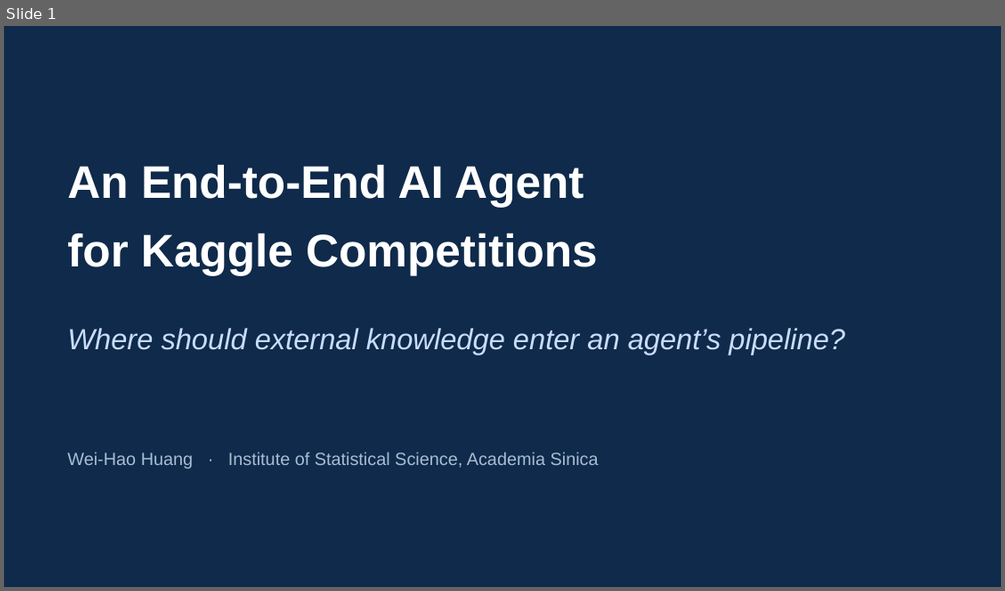
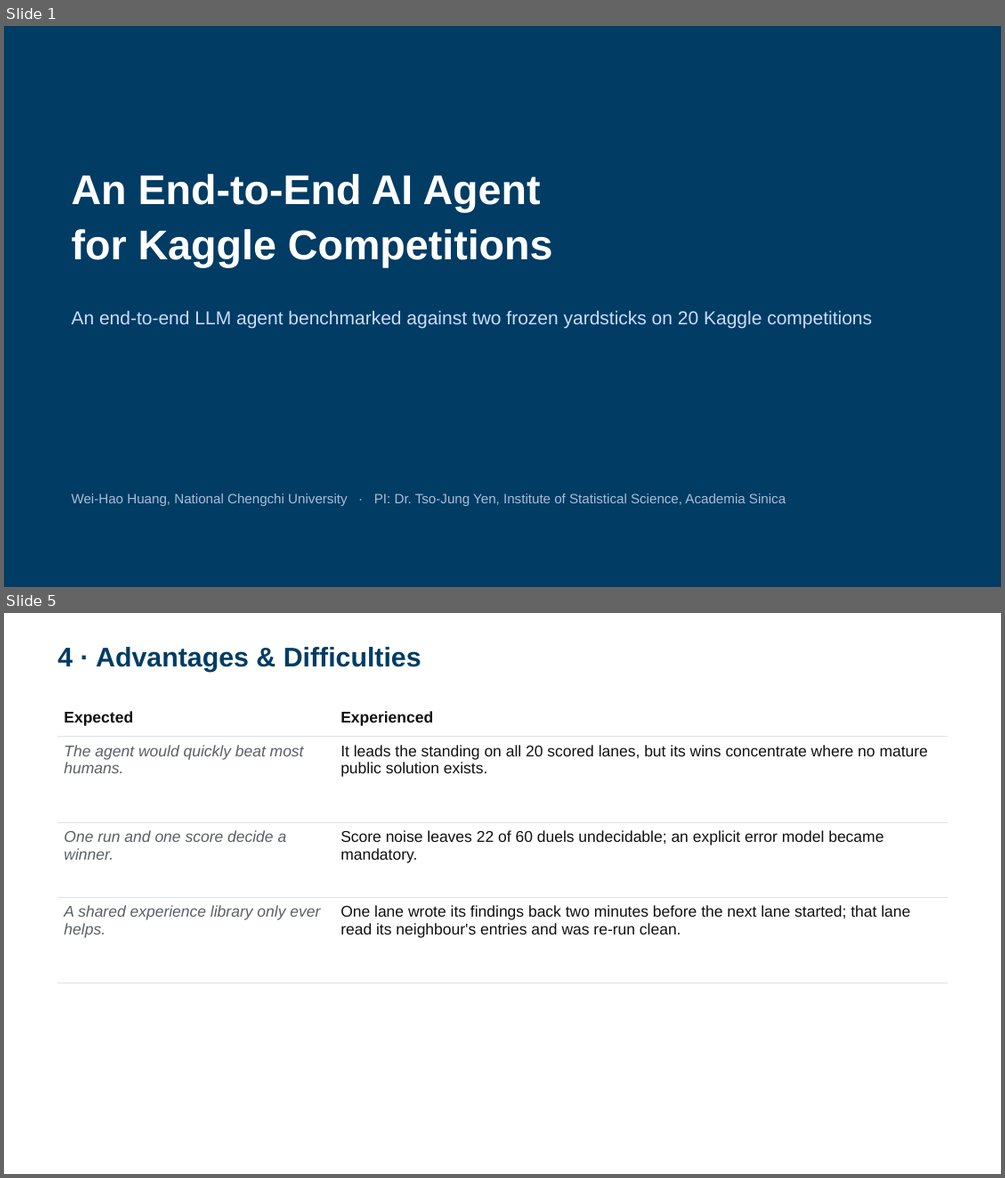
Before and after one commit to 930731haohao-afk/kaggle-agent, a slide deck: docs/presentation/slides_4min.pptx. Shown one above the other, each under a label of ours: slide 1 before the commit, slides 1 and 5 after it; the slides between them are not shown. The pictures are 1005x591 and 1005x1178 pixels, drawn with LibreOffice and Linux fonts; fonts in the diff are those of the drawing. Boxes give left, top, right and bottom in pixels: in the first picture for what was removed or moved away, otherwise in the second. Text is boxed around its words. In the diff, an @@ line names an element or a change of style, - is before the commit and + after.

```diff
--- a/docs/presentation/slides_4min.pptx
+++ b/docs/presentation/slides_4min.pptx
@@ slide 5 added at bbox=[4, 613, 1001, 1174], background #FFFFFF @@
@@ text added at bbox=[57, 647, 421, 672], 26 pt, text #003C64, bold @@
+4 · Advantages & Difficulties
@@ table added at bbox=[57, 703, 947, 941], 4 rows, 2 columns @@
+Expected | Experienced
+The agent would quickly beat most humans. | It leads the standing on all 20 scored lanes, but its wins concentrate where no mature public solution exists.
+One run and one score decide a winner. | Score noise leaves 22 of 60 duels undecidable; an explicit error model became mandatory.
+A shared experience library only ever helps. | One lane wrote its findings back two minutes before the next lane started; that lane read its neighbour's entries and was re-run clean.
@@ slide 1 changed as well @@
@@ background #0F2A4A to #003C64 @@
@@ text "An End-to-End AI Agent": place and size @@
-text "An End-to-End AI Agent" at bbox=[67, 164, 598, 275]
+text "An End-to-End AI Agent" at bbox=[72, 174, 553, 267]
@@ text "An End-to-End AI Agent" at bbox=[72, 174, 553, 267]: size 44 to 40 pt; line spacing 1.25 to 1.1 @@
@@ text at bbox=[72, 310, 872, 329]: text changed; size 28 to 18 pt; italic off @@
-Where should external knowledge enter an agent’s pipeline?
+An end-to-end LLM agent benchmarked against two frozen yardsticks on 20 Kaggle competitions
@@ text at bbox=[72, 493, 785, 506]: text changed; size 17 to 13 pt @@
-Wei-Hao Huang · Institute of Statistical Science, Academia Sinica
+Wei-Hao Huang, National Chengchi University · PI: Dr. Tso-Jung Yen, Institute of Statistical Science, Academia Sinica
```
Also in this commit, not shown: 4 other slides added, 5 slides removed, 10 other files.
